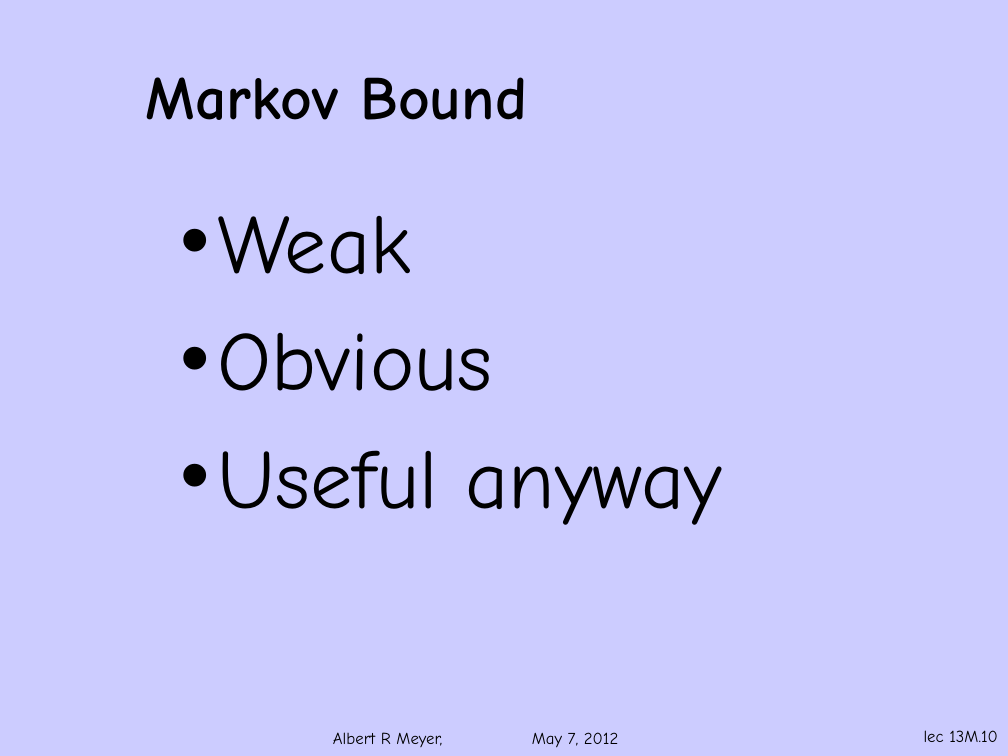
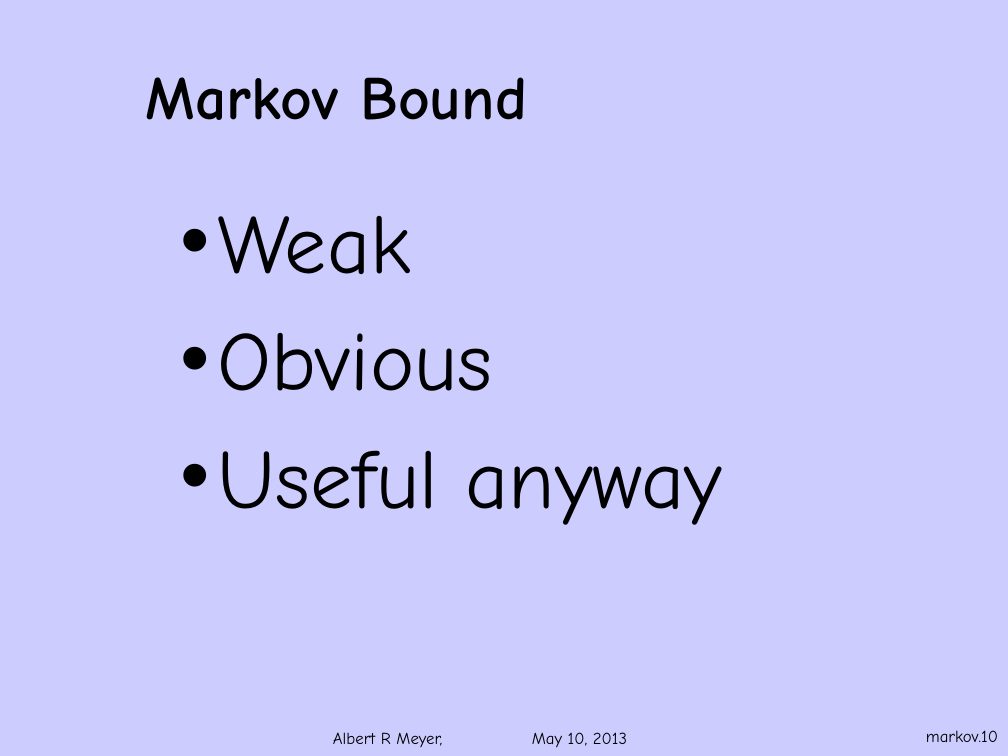
Before and after one commit to armeyer/mcs_web, a slide deck: slide 10 of spring13/slides13/deviation-markov.pptx. Drawn at 1008x756 pixels with LibreOffice and Linux fonts; fonts in the diff are those of the drawing; background and template pictures are left out. Boxes give left, top, right and bottom in pixels: in the first picture for what was removed or moved away, otherwise in the second. Text is boxed around its words. In the diff, an @@ line names an element or a change of style, - is before the commit and + after.

```diff
--- a/spring13/slides13/deviation-markov.pptx
+++ b/spring13/slides13/deviation-markov.pptx
@@ text at [333, 732, 627, 748]: text changed @@
-Albert R Meyer, May 7, 2012
+Albert R Meyer, May 10, 2013
@@ page number at [926, 730, 998, 742]: text changed @@
-lec 13M.10
+markov.10
```
Also in this commit, not shown: 13 other slides changed, 3 other files.
